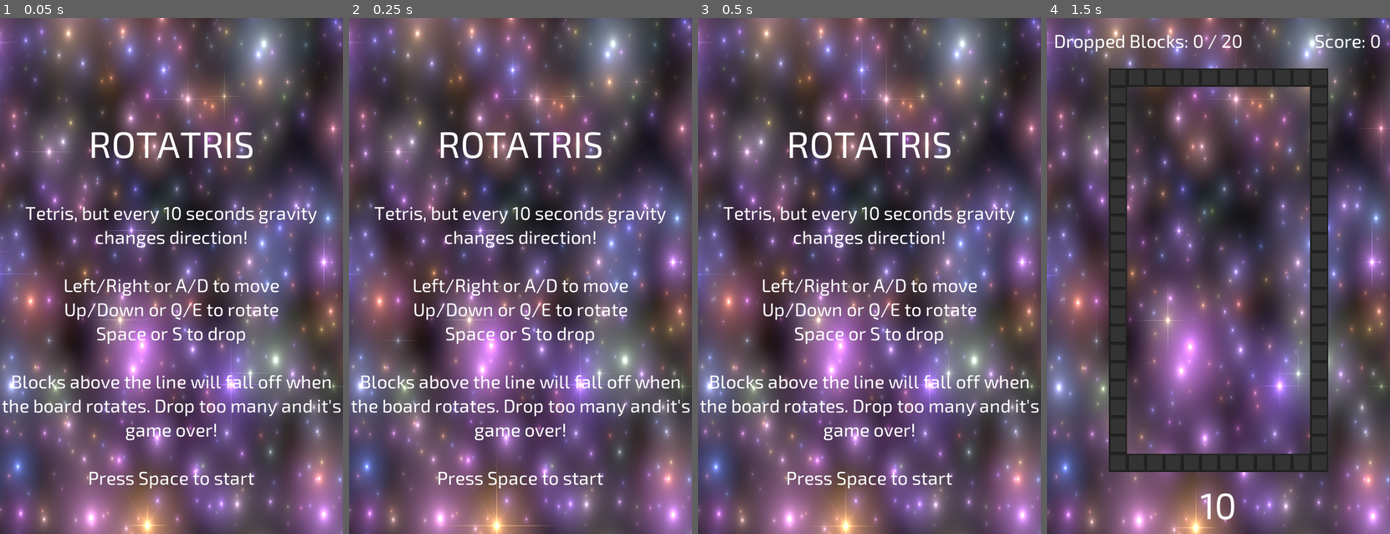
Above: before the commit, frames 1-4 (left to right).
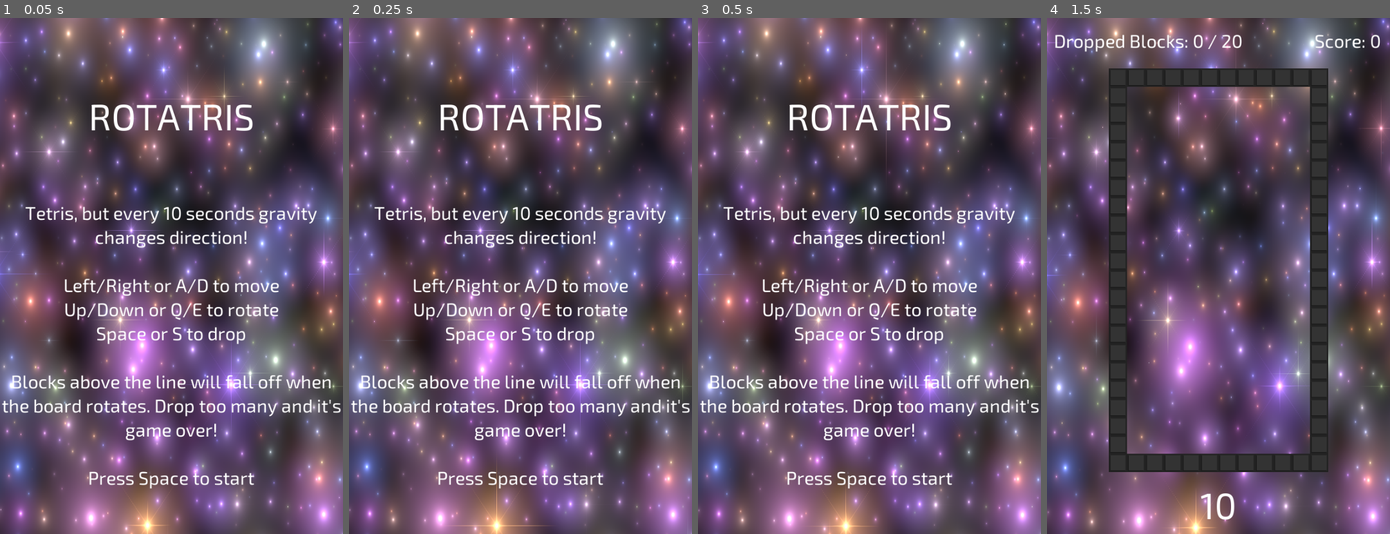
Above: after the commit, the same moments.

Repository: danielcannell/rotatris
Game: Godot game, scene res://Main.tscn
Same seed, same stepped clock (60 frames per second), same inputs: the game is played once before the commit and once after it.
Inputs:
- Up to frame 1 (0.05 s): no input
- Up to frame 2 (0.25 s): no input
- Up to frame 3 (0.5 s): no input
- Up to frame 4 (1.5 s): hold Right (move_right) 0.53-1.28 s; tap Space (drop) at 0.6 s; hold Left (move_left) from 1.28 s (still down); tap Down (rotate_ccw) at 1.35 s

The runs differ from the first frame. In frame 1, 1.9% of the frame differs, in the area x 26-74%, y 16-28%; in frame 2, 1.9%; in frame 3, 1.9%; in frame 4, nothing differs.

Commit message:
Move title up to balance space

Diff:
--- a/Main.tscn
+++ b/Main.tscn
@@ -27,9 +27,9 @@
 margin_bottom = 40.0
 
 [node name="NameLabel" type="Label" parent="IntroUI"]
-margin_top = 180.0
+margin_top = 132.0
 margin_right = 600.0
-margin_bottom = 260.0
+margin_bottom = 212.0
 custom_fonts/font = ExtResource( 5 )
 text = "Rotatris"
 align = 1
